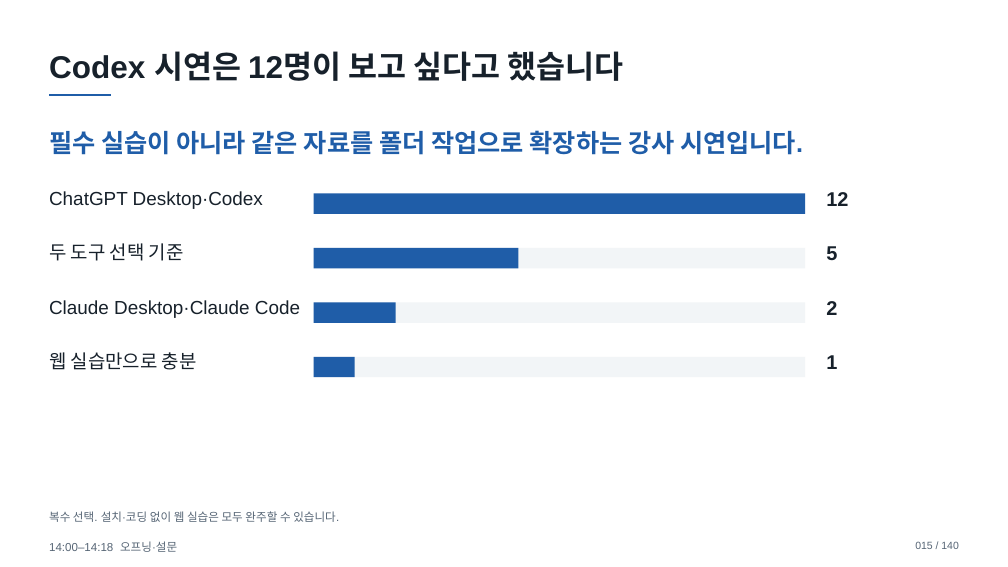
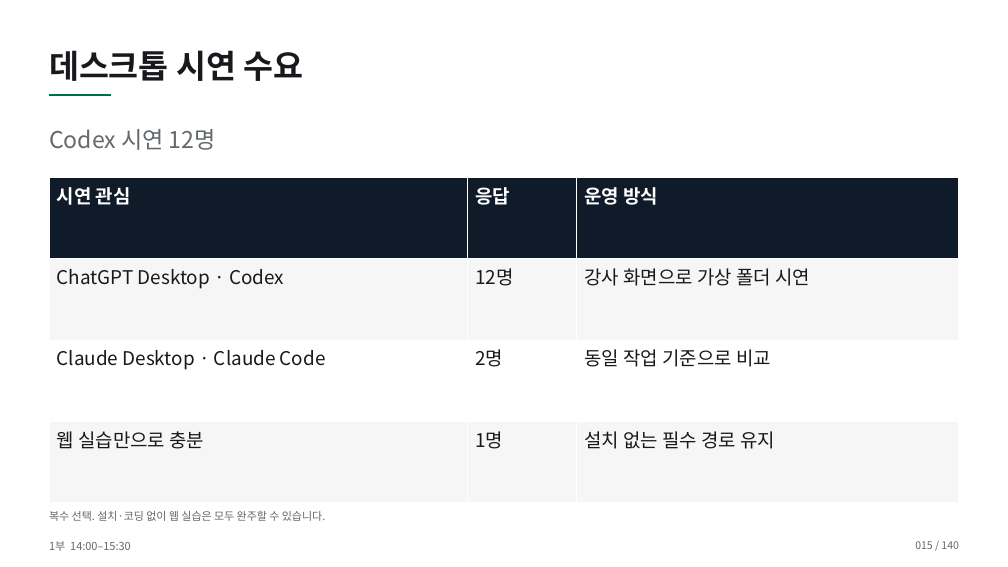
Before and after one commit to smilesjcha/how-to-work-better, a slide deck: slide 15 of lectures/20261007-daeryzen-ai-office/output/daeryzen-ai-office-20261007.pptx. Drawn at 1008x567 pixels with LibreOffice and Linux fonts; fonts in the diff are those of the drawing. Boxes give left, top, right and bottom in pixels: in the first picture for what was removed or moved away, otherwise in the second. Text is boxed around its words. In the diff, an @@ line names an element or a change of style, - is before the commit and + after.

```diff
--- a/lectures/20261007-daeryzen-ai-office/output/daeryzen-ai-office-20261007.pptx
+++ b/lectures/20261007-daeryzen-ai-office/output/daeryzen-ai-office-20261007.pptx
@@ text at (49, 50, 303, 81): text changed; size 30 to 31 pt; font Arial to Noto Sans CJK KR; text colour #17212B to #17191C @@
-Codex 시연은 12명이 보고 싶다고 했습니다
+데스크톱 시연 수요
@@ line (49, 95) - (111, 95): stroke #1F5DA8 2.2 pt to #006C50 2.2 pt @@
@@ text at (49, 129, 216, 150): text changed; size 24 to 22 pt; font Arial to Noto Sans CJK KR; text colour #1F5DA8 to #62686B; bold off @@
-필수 실습이 아니라 같은 자료를 폴더 작업으로 확장하는 강사 시연입니다.
+Codex 시연 12명
@@ table added at (49, 178, 959, 503), 4 rows, 3 columns @@
+시연 관심 | 응답 | 운영 방식
+ChatGPT Desktop · Codex | 12명 | 강사 화면으로 가상 폴더 시연
+Claude Desktop · Claude Code | 2명 | 동일 작업 기준으로 비교
+웹 실습만으로 충분 | 1명 | 설치 없는 필수 경로 유지
@@ text removed at (49, 191, 263, 209) @@
-ChatGPT Desktop·Codex
@@ rectangle removed at (314, 194, 805, 214) @@
@@ text removed at (826, 192, 848, 206) @@
-12
@@ text removed at (49, 243, 184, 261) @@
-두 도구 선택 기준
@@ rectangle removed at (314, 248, 805, 268) @@
@@ rectangle removed at (314, 248, 519, 268) @@
@@ text removed at (826, 246, 837, 260) @@
-5
@@ text removed at (49, 300, 300, 318) @@
-Claude Desktop·Claude Code
@@ rectangle removed at (314, 302, 805, 323) @@
@@ rectangle removed at (314, 302, 395, 323) @@
@@ text removed at (826, 301, 837, 315) @@
-2
@@ text removed at (49, 352, 197, 370) @@
-웹 실습만으로 충분
@@ rectangle removed at (314, 357, 805, 377) @@
@@ rectangle removed at (314, 357, 355, 377) @@
@@ text removed at (826, 355, 837, 369) @@
-1
@@ text "복수 선택. 설치·코딩 없이 웹 ..." at (49, 511, 326, 521): size 11 to 10.5 pt, font Arial to Noto Sans CJK KR, text colour #566575 to #62686B; line spacing 1.15 to 1.12 @@
@@ text "015 / 140" at (915, 541, 958, 549): font Arial to Noto Sans CJK KR, text colour #566575 to #62686B; line spacing 1.15 to 1.12 @@
@@ text at (49, 541, 131, 551): text changed; size 11 to 10.5 pt; font Arial to Noto Sans CJK KR; text colour #566575 to #62686B @@
-14:00–14:18 오프닝·설문
+1부 14:00–15:30
```
Also in this commit, not shown: 138 other slides changed, 1 slide added, 1 slide removed, 21 other files.
